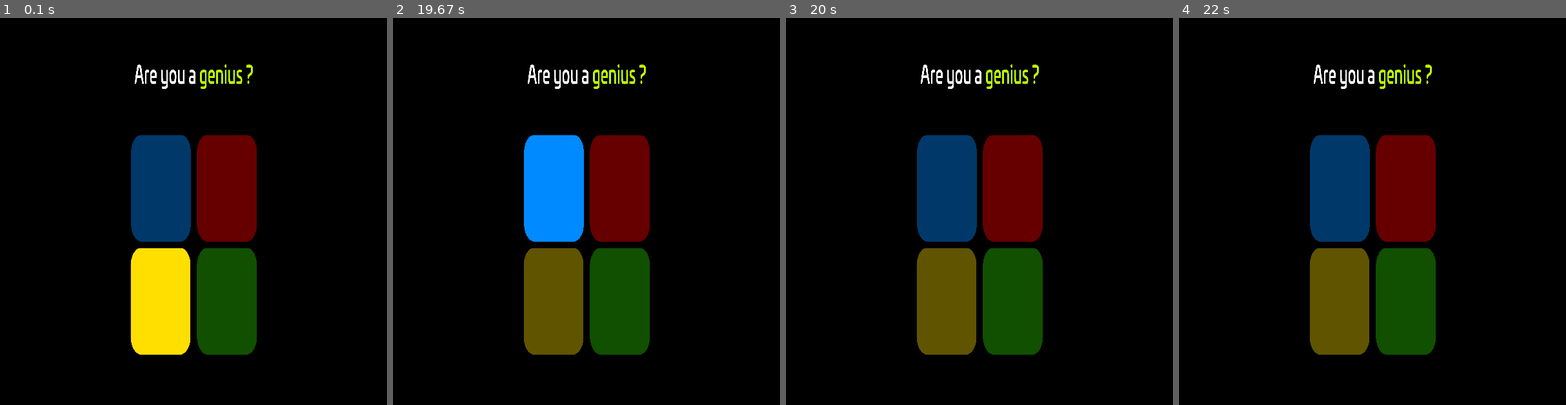
Above: before the commit, frames 1-4 (left to right).
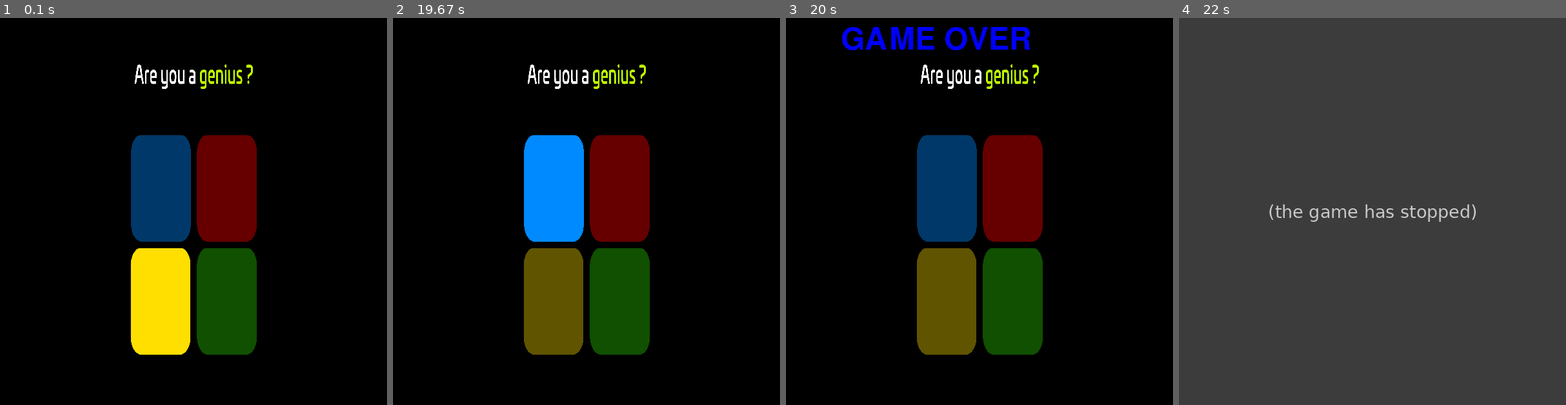
Above: after the commit, the same moments.

Repository: lrblinder/PYGAME
Game: pygame game, started from testeoutro.py
Same seed, same stepped clock (60 frames per second), same inputs: the game is played once before the commit and once after it.
Inputs (mouse positions are in pixels of both pictures, inside the frame that each line leads up to):
- Up to frame 1 (0.1 s): no input
- Up to frame 2 (19.67 s): click (551, 300) at 2.52 s; move the mouse to (547, 273) at 8.95 s; click (547, 273) at 9.42 s; move the mouse to (617, 277) at 10.02 s; click (617, 277) at 10.5 s; click (551, 188) at 18.98 s
- Up to frame 3 (20 s): no input
- Up to frame 4 (22 s): no input

Frames 1-2 are identical in both runs. In frame 3, 1.5% of the frame differs, in the area x 14-64%, y 2-9%; in frame 4, 100%, in the area x 0-100%, y 0-100%.
After the commit the program exited at 21.98 s; later frames show no game.

Commit message:
game over

Diff:
--- a/testeoutro.py
+++ b/testeoutro.py
@@ -127,6 +127,17 @@
                     pygame.display.update()
                     cores_escolhidas += 1
 
+            i = 0
+            while i < len(jogada_do_player):
+                if jogada_do_player[i] != lista_cores_aleatorias[i]:
+                    print("Game Over")
+                    window.blit(text, (85, 10))
+                    pygame.display.update()
+                    time.sleep(2)
+                    pygame.quit()
+                    quit()
+                i += 1
+
             if cores_escolhidas == len(lista_cores_aleatorias):
                 if jogada_do_player != lista_cores_aleatorias:
                     print("Game Over")
